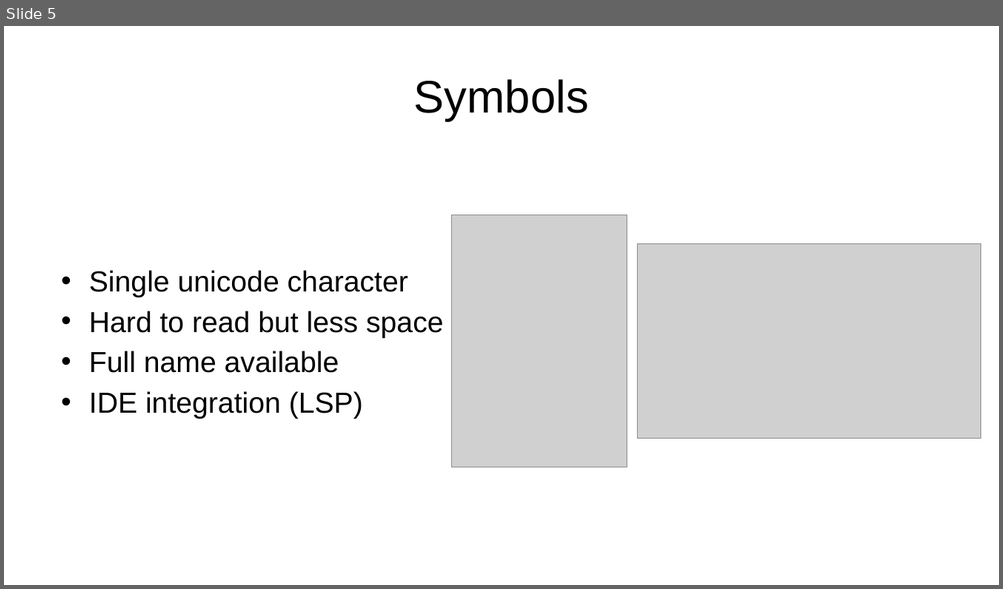
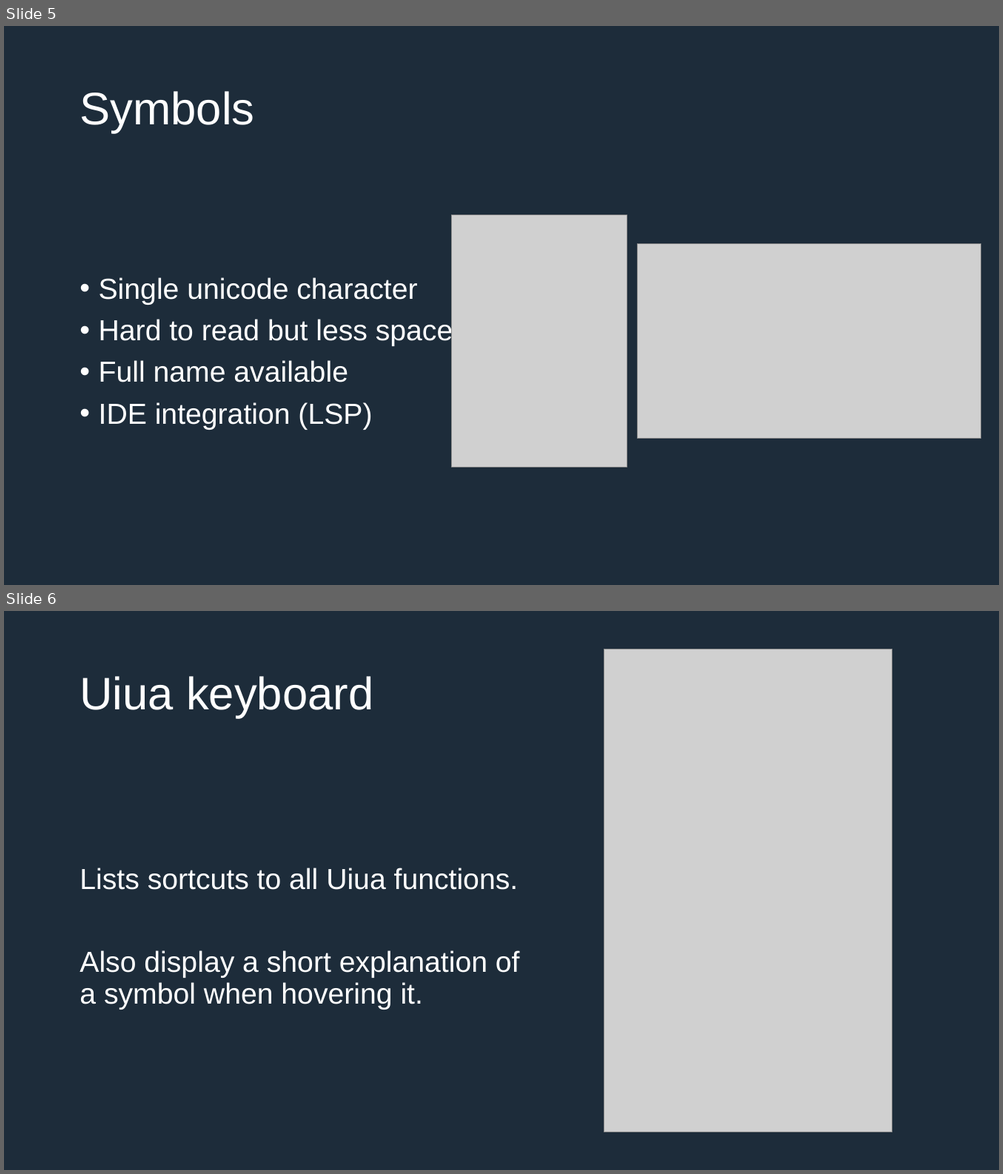
Before and after one commit to IEscher/PLM_uiua, a slide deck: documents/Presentation.pptx. Shown one above the other, each under a label of ours: slide 5 before the commit, slides 5 and 6 after it. The pictures are 1003x589 and 1003x1174 pixels, drawn with LibreOffice and Linux fonts; fonts in the diff are those of the drawing; grey boxes stand for pictures. Boxes give left, top, right and bottom in pixels: in the first picture for what was removed or moved away, otherwise in the second. Text is boxed around its words. In the diff, an @@ line names an element or a change of style, - is before the commit and + after.

```diff
--- a/documents/Presentation.pptx
+++ b/documents/Presentation.pptx
@@ slide 6 added at <box>4,611,999,1170</box>, background #1D2C3A @@
@@ picture added at <box>604,649,892,1133</box> @@
@@ title added at <box>79,676,373,718</box>, 44 pt, text #FFFFFF @@
+Uiua keyboard
@@ text added at <box>79,868,520,1010</box>, 28 pt, text #FFFFFF @@
+Lists sortcuts to all Uiua functions.
+Also display a short explanation of a symbol when hovering it.
@@ slide 5 changed as well @@
@@ background #FFFFFF to #1D2C3A @@
@@ title "Symbols": place and size @@
-title "Symbols" at <box>414,79,589,121</box>
+title "Symbols" at <box>79,91,254,133</box>
@@ title "Symbols" at <box>79,91,254,133</box>: text colour #000000 to #FFFFFF; alignment centre to left; line spacing 1 to 0.9 @@
@@ text "Single unicode character": place and size @@
-text "Single unicode character" at <box>89,270,443,419</box>
+text "Single unicode character" at <box>99,278,452,430</box>
@@ text "Single unicode character" at <box>99,278,452,430</box>: text colour #000000 to #FFFFFF; indent changed; line spacing 1 to 0.9; more space between paragraphs @@
```
Also in this commit, not shown: 7 other slides changed, 1 other slide added, 1 other file.
